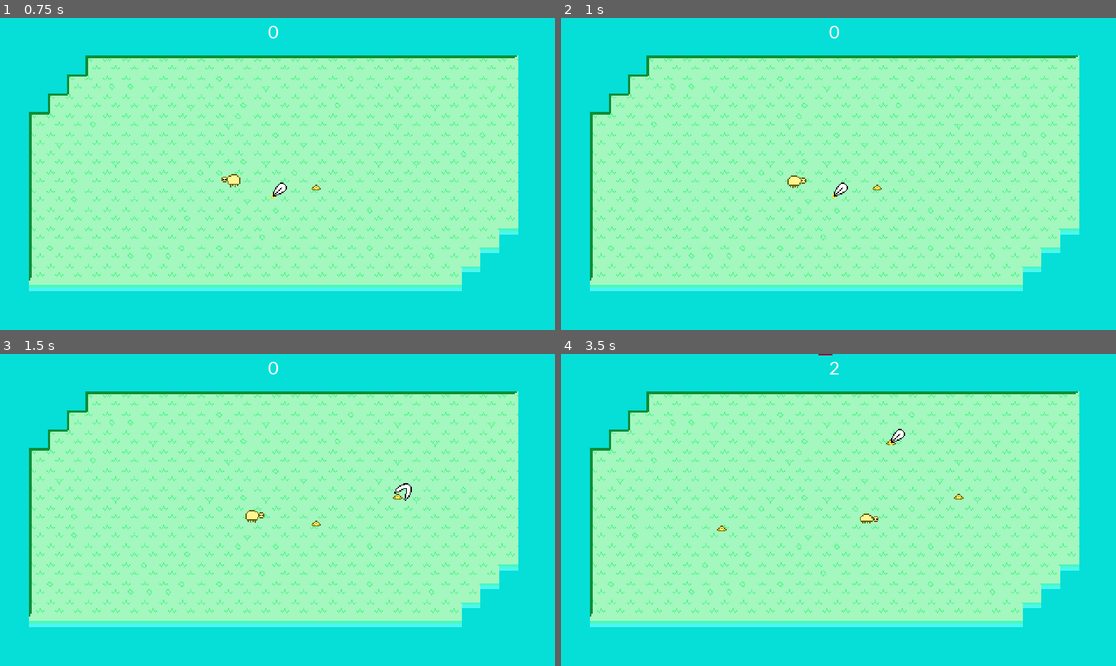
Above: before the commit, frames 1-4 (two rows, left to right).
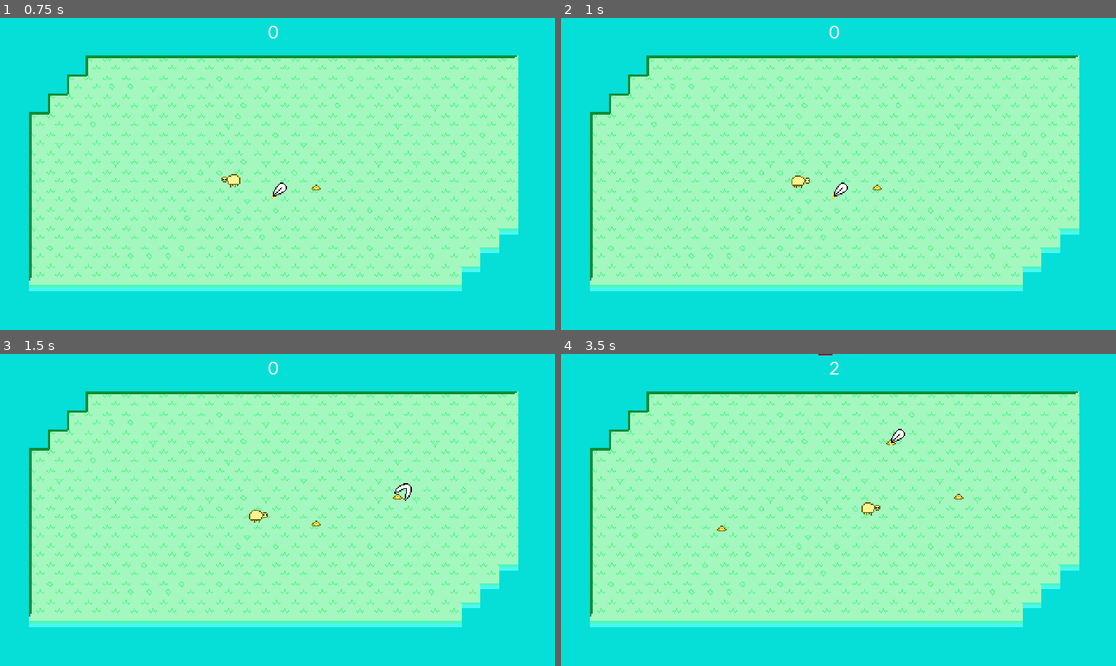
Above: after the commit, the same moments.

Repository: rafa-fiedo/keep_it_alive_lunum_dare_46
Game: Godot game, scene res://scenes/UI/Menu.tscn
Same seed, same stepped clock (60 frames per second), same inputs: the game is played once before the commit and once after it.
Inputs (mouse positions are in pixels of both pictures, inside the frame that each line leads up to):
- Up to frame 1 (0.75 s): click "Play Easy" at 0.5 s
- Up to frame 2 (1 s): no input
- Up to frame 3 (1.5 s): move the mouse to (399, 497) at 1.27 s; press the mouse at (399, 497) at 1.28 s
- Up to frame 4 (3.5 s): move the mouse to (721, 528) at 2.02 s; release the mouse at (721, 528) at 2.03 s; click (721, 528) at 2.1 s; move the mouse to (888, 444) at 2.77 s; press the mouse at (888, 444) at 2.78 s

Frame 1 is identical in both runs. In frame 2, less than 0.1% of the frame differs, in the area x 40-45%, y 50-55%; in frame 3, less than 0.1%; in frame 4, 0.2%, in the area x 53-58%, y 47-55%.

Commit message:
ray collisions

Diff:
--- a/scenes/characters/It.gd
+++ b/scenes/characters/It.gd
@@ -1,11 +1,13 @@
 extends KinematicBody2D
 
 export(int) var speed = 32
-export(float) var food_search_timer = 0.3 # in sec
+export(float) var food_search_timer = 0.2 # in sec
 export(bool) var god_mode = false
 
 var closest_food = null
 var velocity = Vector2()
+
+var banned_foods = []
 
 signal player_died
 
@@ -25,6 +27,11 @@
 	closest_food = null
 
 func _on_Timer_timeout():
+	if closest_food != null:
+		if $RayCast2D.is_colliding():
+			if is_instance_valid(closest_food):
+				banned_foods.append(closest_food.get_instance_id())
+
 	if $AnimationPlayer.current_animation == "Die":
 		return
 	animation_change("Walking")
@@ -38,16 +45,22 @@
 		closest_food = null
 		return
 
-	var min_distance = (foods[0].global_position - $Head.global_position).length()
-	var min_node = foods[0]
+	var min_distance = 9999999
+	var min_node = null
 
-	for i in range(1, len(foods)):
+	for i in range(0, len(foods)):
+		if banned_foods.has(foods[i].get_instance_id()):
+			continue
+
 		var check_distance = (foods[i].global_position - $Head.global_position).length()
 
 		if check_distance < min_distance:
 			min_distance = check_distance
 			min_node = foods[i]
 
+	if min_node != null:
+		$RayCast2D.enabled = true
+		$RayCast2D.cast_to = (min_node.global_position - $Head.global_position) * 0.9
 
 	closest_food = min_node
 
--- a/scenes/characters/It.tscn
+++ b/scenes/characters/It.tscn
@@ -176,6 +176,10 @@
 
 [node name="SoundEffects" type="AudioStreamPlayer2D" parent="."]
 stream = ExtResource( 3 )
+
+[node name="RayCast2D" type="RayCast2D" parent="."]
+position = Vector2( 0, -7 )
+collision_mask = 32
 [connection signal="timeout" from="Timer" to="." method="_on_Timer_timeout"]
 [connection signal="area_entered" from="FoodDetector" to="." method="_on_FoodDetector_area_entered"]
 [connection signal="body_entered" from="BulletDetector" to="." method="_on_BulletDetector_body_entered"]
--- a/scenes/enemies/Pirate.tscn
+++ b/scenes/enemies/Pirate.tscn
@@ -1,10 +1,11 @@
-[gd_scene load_steps=11 format=2]
+[gd_scene load_steps=12 format=2]
 
 [ext_resource path="res://assets/images/enemies/pirate_1.png" type="Texture" id=1]
 [ext_resource path="res://scenes/enemies/Pirate.gd" type="Script" id=2]
 [ext_resource path="res://assets/images/enemies/bow_animation.png" type="Texture" id=3]
 [ext_resource path="res://assets/audio/samples/pirate_dead.wav" type="AudioStream" id=4]
 [ext_resource path="res://assets/audio/samples/arrow_start.wav" type="AudioStream" id=5]
+[ext_resource path="res://assets/images/enviroment/danger_mark.png" type="Texture" id=6]
 
 [sub_resource type="Animation" id=1]
 resource_name = "Die"
@@ -87,6 +88,18 @@
 } ],
 "times": PoolRealArray( 0 )
 }
+tracks/7/type = "value"
+tracks/7/path = NodePath("DangerMark:visible")
+tracks/7/interp = 1
+tracks/7/loop_wrap = true
+tracks/7/imported = false
+tracks/7/enabled = true
+tracks/7/keys = {
+"times": PoolRealArray( 0 ),
+"transitions": PoolRealArray( 1 ),
+"update": 1,
+"values": [ false ]
+}
 
 [sub_resource type="Animation" id=2]
 resource_name = "Idle"
@@ -101,6 +114,18 @@
 "transitions": PoolRealArray( 1 ),
 "update": 1,
 "values": [ 0 ]
+}
+tracks/1/type = "value"
+tracks/1/path = NodePath("DangerMark:visible")
+tracks/1/interp = 1
+tracks/1/loop_wrap = true
+tracks/1/imported = false
+tracks/1/enabled = true
+tracks/1/keys = {
+"times": PoolRealArray( 0 ),
+"transitions": PoolRealArray( 1 ),
+"update": 1,
+"values": [ false ]
 }
 
 [sub_resource type="Animation" id=3]
@@ -153,6 +178,18 @@
 "clips": [  ],
 "times": PoolRealArray(  )
 }
+tracks/4/type = "value"
+tracks/4/path = NodePath("DangerMark:visible")
+tracks/4/interp = 1
+tracks/4/loop_wrap = true
+tracks/4/imported = false
+tracks/4/enabled = true
+tracks/4/keys = {
+"times": PoolRealArray( 0, 0.4, 0.6, 0.8, 1 ),
+"transitions": PoolRealArray( 1, 1, 1, 1, 1 ),
+"update": 1,
+"values": [ false, true, false, true, false ]
+}
 
 [sub_resource type="RectangleShape2D" id=4]
 extents = Vector2( 3, 6 )
@@ -169,11 +206,13 @@
 texture = ExtResource( 1 )
 offset = Vector2( 0, -8 )
 hframes = 4
+frame = 3
 
 [node name="Bow" type="Sprite" parent="Sprite"]
 position = Vector2( 0, -6 )
 texture = ExtResource( 3 )
 hframes = 4
+frame = 3
 
 [node name="AnimationPlayer" type="AnimationPlayer" parent="."]
 autoplay = "Idle"
@@ -210,6 +249,11 @@
 
 [node name="Samples" type="AudioStreamPlayer2D" parent="."]
 stream = ExtResource( 5 )
+
+[node name="DangerMark" type="Sprite" parent="."]
+visible = false
+position = Vector2( 0, -21 )
+texture = ExtResource( 6 )
 [connection signal="timeout" from="ShootTimer" to="." method="_on_ShootTimer_timeout"]
 [connection signal="body_entered" from="BulletDetector" to="." method="_on_BulletDetector_body_entered"]
 [connection signal="timeout" from="BowAiming" to="." method="_on_BowAiming_timeout"]
Binary file added: assets/images/enviroment/danger_mark.png
Not shown, added: assets/images/enviroment/danger_mark.png.import
